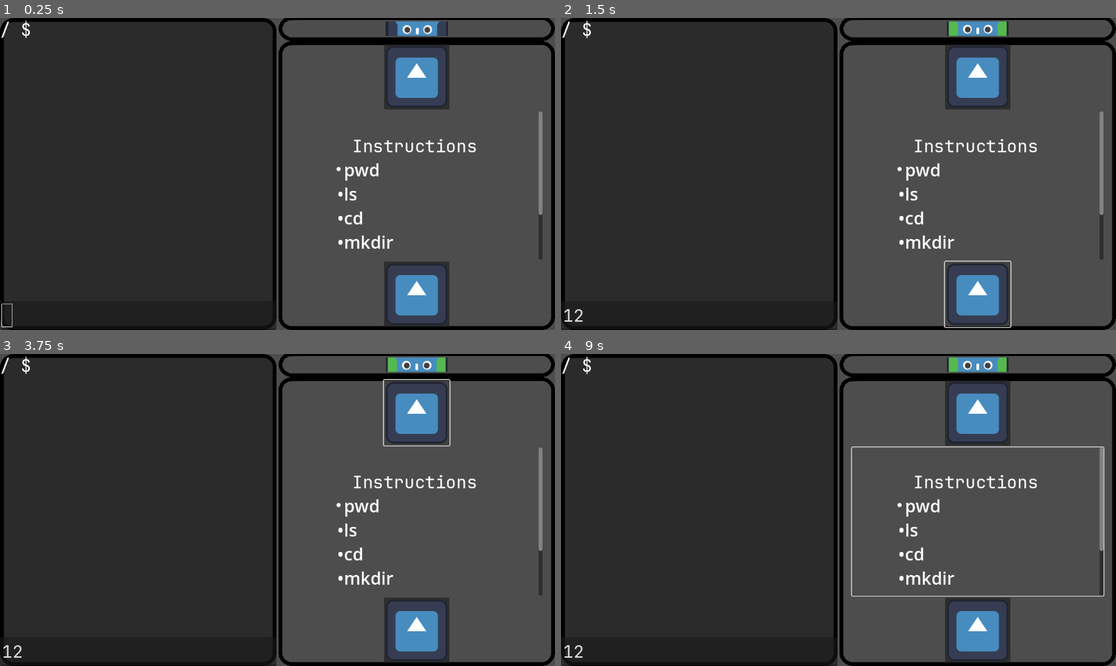
Above: before the commit, frames 1-4 (two rows, left to right).
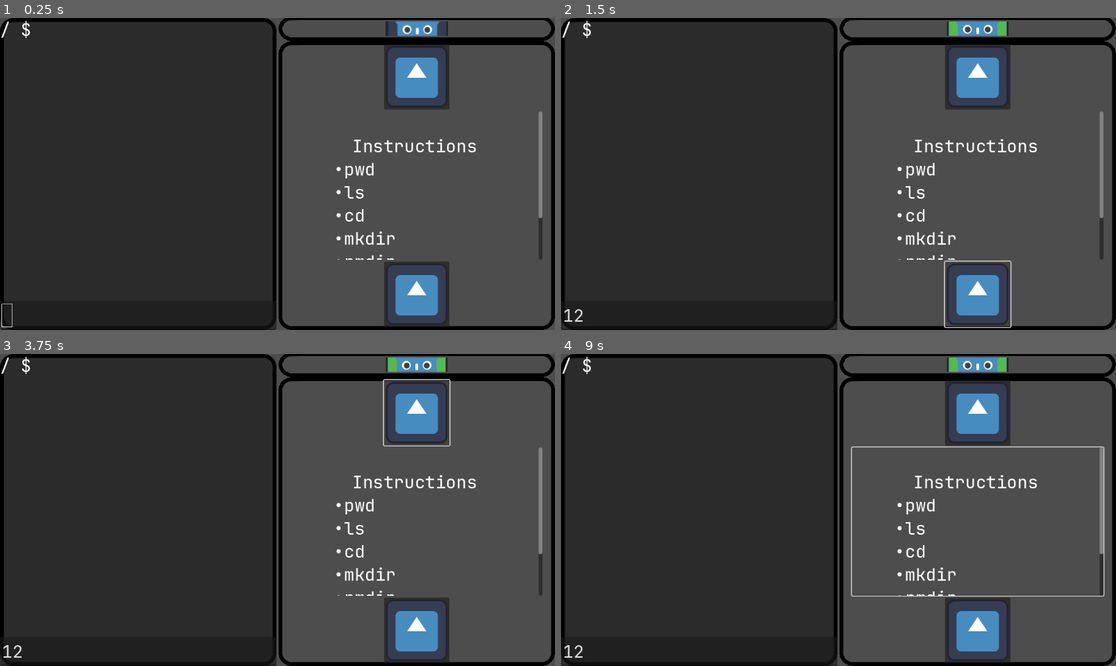
Above: after the commit, the same moments.

Repository: Curtis-Barnhart/GVS
Game: Godot game, scene res://Main.tscn
Two runs of this game, one before a commit and one after it. Both use one fixed random seed, a clock stepped at 60 frames per second and the inputs below. The engine's default icon, where the game draws it, is replaced by a stand-in: a white triangle on a blue panel in a dark square.
Inputs (mouse positions are in pixels of both pictures, inside the frame that each line leads up to):
- Up to frame 1 (0.25 s): no input
- Up to frame 2 (1.5 s): click (699, 314) at 0.52 s; type "12" at 0.6 s; click (977, 295) at 1.25 s
- Up to frame 3 (3.75 s): click (416, 631) at 2 s; click (416, 413) at 2.75 s; click (416, 625) at 3.5 s
- Up to frame 4 (9 s): click (977, 413) at 4.25 s; tap Enter at 5, 5.1, 7.25, 7.35, 8.75, 8.85 s; move the mouse to (960, 494) at 5.02 s; click (960, 494) at 5.17 s; tap Space at 5.75, 8 s; drag from (727, 525) to (977, 469) at 5.77 s; click (977, 631) at 6.5 s; move the mouse to (894, 441) at 7.27 s; click (894, 441) at 7.42 s; drag from (810, 572) to (771, 485) at 8.02 s; move the mouse to (1005, 556) at 8.77 s; click (1005, 556) at 8.92 s

The runs differ from the first frame. In frame 1, 0.7% of the frame differs, in the area x 60-98%, y 46-78%; in frame 2, 0.7%; in frame 3, 0.7%; in frame 4, 0.7%.

Commit message:
rmdir now works with absolute paths as well

Diff:
--- a/gvm/filesystem/fs_manager.gd
+++ b/gvm/filesystem/fs_manager.gd
@@ -169,19 +169,6 @@
     return self.filetype.NULL
 
 
-## Creates an FSPath from a string, taking into account whether it is
-## relative or absolute and the cwd.
-##
-## @param s: string to turn into FSPath.
-## @param cwd: FSPath of the current working directory.
-## @return: Absolute FSPath of `s`.
-func from_str(s: String, cwd: FSPath = FSPath.ROOT) -> FSPath:
-    if s.begins_with("/"):
-        return FSPath.new(s.split("/", false))
-    else:
-        return cwd.compose(FSPath.new(s.split("/", false)))
-
-
 ## If you have a nonexistant path, give it here and you'll get back the longest
 ## matching existing path (in simplest form)
 ##
--- a/gvm/filesystem/fs_path.gd
+++ b/gvm/filesystem/fs_path.gd
@@ -73,3 +73,15 @@
     if absolute:
         return "/" + "/".join(self._segments)
     return "/".join(self._segments)
+
+
+## Creates an FSPath from a string, taking into account whether it is
+## relative or absolute and using self as a potential cwd.
+##
+## @param s: string to turn into FSPath.
+## @return: Absolute FSPath of `s`.
+func as_cwd(s: String) -> FSPath:
+    if s.begins_with("/"):
+        return FSPath.new(s.split("/", false))
+    else:
+        return self.compose(FSPath.new(s.split("/", false)))
--- a/gvm/process/premade/ls.gd
+++ b/gvm/process/premade/ls.gd
@@ -36,7 +36,7 @@
 
 func analyze_path(p_str: String, f_hidden: bool) -> int:
     # Path is absolute if it started with "/", otherwise it starts at cwd
-    var path: FSPath = self.fs_man.from_str(p_str, self.cwd)
+    var path: FSPath = self.cwd.as_cwd(p_str)
 
     match self.fs_man.contains_type(path):
         FSManager.filetype.FILE:
--- a/gvm/process/premade/mkdir.gd
+++ b/gvm/process/premade/mkdir.gd
@@ -40,7 +40,7 @@
 
 
 func make_a_dir(name: String) -> int:
-    var path: FSPath = self.fs_man.from_str(name, self.cwd)
+    var path: FSPath = self.cwd.as_cwd(name)
     var real_ancestor: FSPath = self.fs_man.real_ancestry(path)
     var path_parent = path.base()
 
@@ -59,7 +59,7 @@
 
 
 func make_dirs_recur(name: String) -> int:
-    var path: FSPath = self.fs_man.from_str(name, self.cwd)
+    var path: FSPath = self.cwd.as_cwd(name)
     var real_ancestor: FSPath = self.fs_man.real_ancestry(path)
 
     if self.fs_man.contains_path(path):
--- a/gvm/process/premade/rmdir.gd
+++ b/gvm/process/premade/rmdir.gd
@@ -10,7 +10,7 @@
         _:
             var some_worked: bool = false
             for name in args:
-                var qualified: FSPath = self.cwd.compose(FSPath.new(name.split("/")))
+                var qualified: FSPath = self.cwd.as_cwd(name)
                 if self.fs_man.contains_dir(qualified):
                     if self.cwd.as_string() == self.fs_man.reduce_path(qualified).as_string():
                         self.stdout.write("rmdir: failed to remove '%s': Cannot remove current working directory\n" % name)
--- a/narrator/Narrator.tscn
+++ b/narrator/Narrator.tscn
@@ -54,13 +54,13 @@
 text = "[font=res://shared/JetBrainsMonoNerdFontMono-Regular.ttf][font_size=36]
 [center]Instructions[/center]
 [ul]
-[code]pwd[/code]
-[code]ls[/code]
-[code]cd[/code]
-[code]mkdir[/code]
-[code]rmdir[/code]
-[code]clear[/code]
-[code]exit[/code]
+pwd
+ls
+cd
+mkdir
+rmdir
+clear
+exit
 [/ul]
 [/font_size][/font]"
 
